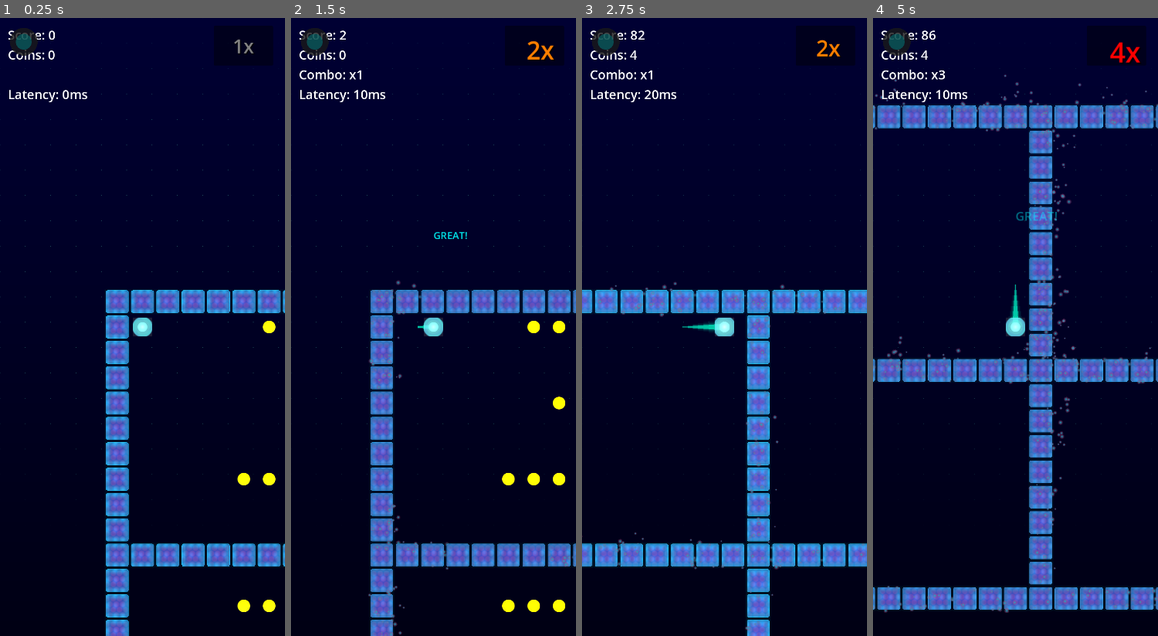
Above: before the commit, frames 1-4 (left to right).
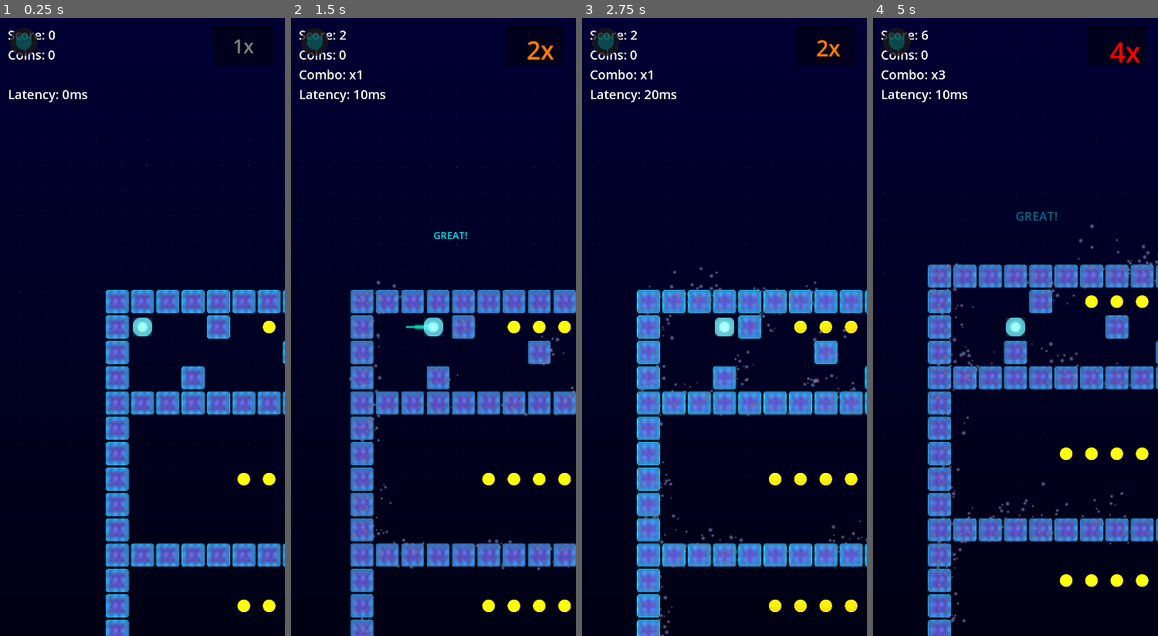
Above: after the commit, the same moments.

Repository: rubiconRiver/tomb-of-the-mask-clone
Game: Godot game, scene res://scenes/main.tscn
Two runs of this game, one before a commit and one after it. Both use one fixed random seed, a clock stepped at 60 frames per second and the inputs below.
Inputs (mouse positions are in pixels of both pictures, inside the frame that each line leads up to):
- Up to frame 1 (0.25 s): no input
- Up to frame 2 (1.5 s): tap Enter at 0.5 s; move the mouse to (496, 296) at 0.52 s; hold Right (ui_right) 0.53-1.25 s; tap R at 0.6 s; click (496, 296) at 0.67 s; tap T at 0.8 s; drag from (376, 357) to (558, 327) at 1.27 s
- Up to frame 3 (2.75 s): move the mouse to (753, 191) at 2.02 s; hold Right (ui_right) from 2.03 s (still down); tap F at 2.1 s; tap G at 2.3 s
- Up to frame 4 (5 s): release Right (ui_right) at 2.75 s; drag from (1001, 450) to (930, 234) at 2.77 s; move the mouse to (1101, 419) at 3.52 s; hold Left (ui_left) 3.53-4.25 s; tap R at 3.6 s; tap T at 3.8 s; drag from (930, 234) to (1015, 327) at 4.27 s

The runs differ from the first frame. In frame 1, 2.7% of the frame differs, in the area x 0-100%, y 3-78%; in frame 2, 14%; in frame 3, 17%; in frame 4, 26%, in the area x 0-100%, y 2-100%.

Commit message:
more stuff

Diff:
--- a/scenes/main.tscn
+++ b/scenes/main.tscn
@@ -12,6 +12,9 @@
 shader_parameter/pulse_strength = 0.3
 shader_parameter/wave_speed = 1.0
 shader_parameter/wave_amplitude = 5.0
+shader_parameter/camera_position = Vector2(0, 0)
+shader_parameter/multiplier = 1.0
+shader_parameter/parallax_factor = 0.2
 
 [sub_resource type="LabelSettings" id="1"]
 font_size = 32
@@ -25,10 +28,10 @@
 anchors_preset = 15
 anchor_right = 1.0
 anchor_bottom = 1.0
-offset_left = -2000.0
-offset_top = -2000.0
-offset_right = 2000.0
-offset_bottom = 2000.0
+offset_left = -10000.0
+offset_top = -10000.0
+offset_right = 10000.0
+offset_bottom = 10000.0
 color = Color(0, 0, 0.1, 1)
 
 [node name="UILayer" type="CanvasLayer" parent="."]
--- a/scripts/GameManager.gd
+++ b/scripts/GameManager.gd
@@ -181,6 +181,11 @@
 	if camera and player:
 		camera.position = player.position
 
+		# Update background shader with camera position
+		var background = get_node_or_null("Background")
+		if background and background.material:
+			background.material.set_shader_parameter("camera_position", camera.position)
+
 	# Handle beat speed controls
 	if Input.is_action_just_pressed("ui_up"):
 		beat_interval = max(0.2, beat_interval - 0.05)
@@ -188,6 +193,8 @@
 	elif Input.is_action_just_pressed("ui_down"):
 		beat_interval = min(2.0, beat_interval + 0.05)
 		print("Beat interval: ", beat_interval)
+
+	# Handle player speed adjustment with dedicated keys
 
 	# Handle audio latency adjustment
 	if Input.is_action_just_pressed("ui_left"):
@@ -670,6 +677,27 @@
 	if multiplier_indicator:
 		multiplier_indicator.update_multiplier(new_multiplier)
 
+	# Update background shader with new multiplier
+	var background = get_node_or_null("Background")
+	if background and background.material:
+		background.material.set_shader_parameter("multiplier", float(new_multiplier))
+
+func _unhandled_key_input(event):
+	if event.pressed and player:
+		match event.keycode:
+			KEY_R:
+				player.move_speed = min(2000, player.move_speed + 100)
+				print("Player move speed: ", player.move_speed)
+			KEY_T:
+				player.move_speed = max(100, player.move_speed - 100)
+				print("Player move speed: ", player.move_speed)
+			KEY_F:
+				player.move_speed = min(2000, player.move_speed + 10)
+				print("Player move speed: ", player.move_speed)
+			KEY_G:
+				player.move_speed = max(100, player.move_speed - 10)
+				print("Player move speed: ", player.move_speed)
+
 func update_latency_display():
 	if latency_label:
 		latency_label.text = "Latency: " + str(int(audio_latency_offset * 1000)) + "ms"
--- a/scripts/levels/LevelTemplates.gd
+++ b/scripts/levels/LevelTemplates.gd
@@ -10,27 +10,27 @@
 # 'G' = Goal
 
 static func get_big_level() -> Array:
-	# Big room-based level - 20x100 with 10 rooms (2 rows x 5 columns)
+	# Big room-based level - 20x100 with custom layout
 	var template = [
 		"####################################################################################################",
-		"#P    CCCC         #       CCC         #         CCC       #       CCC         #         CCCC     #",
-		"#                  #                   #                   #                   #                   #",
-		"#                  #                   #                   #                   #                   #",
-		"#      C           #         C         #           C       #         C         #           C       #",
-		"#                  #                   #                   #                   #                   #",
-		"#                  #                   #                   #                   #                   #",
-		"#    CCCCC         #       CCCCC       #       CCCCC       #       CCCCC       #       CCCCC       #",
-		"#                  #                   #                   #                   #                   #",
-		"#                  #                   #                   #                   #                   #",
-		"####################################################################################.###############",
-		"#                  #                   #                   #                   #                   #",
-		"#    CCCCC         #       CCCCC       #       CCCCC       #       CCCCC       #       CCCCC       #",
-		"#                  #                   #                   #                   #                   #",
-		"#                  #                   #                   #                   #                   #",
-		"#      C           #         C         #           C       #         C         #           C       #",
-		"#                  #                   #                   #                   #                   #",
-		"#                  #                   #                   #                   #                   #",
-		"#    CCCC          #       CCC         #         CCC       #       CCC         #         CCCC    G#",
+		"#P..#.CCCC.....#...........CCC.........#.........CCC.......#.......CCC.........#.........CCCC.....#",
+		"#......#.....#.....#...................#...................#...................#...................#",
+		"#..#.....#.........#...................#...................#...................#...................#",
+		"####################........#..........#...........C.......#.........C.........#...........C.......#",
+		"#..................#.......................................#...................#...................#",
+		"#..................#...................#..#................#...................#...................#",
+		"#....CCCCC.........#.......CCCCC...............CCCCC.......#.......CCCCC.......#.......CCCCC.......#",
+		"#..................#...................#...................#...................#...................#",
+		"#......................................#...................#...................#...................#",
+		"####################.########.######################################################.###############",
+		"#..........................................................#...................#...................#",
+		"#....CCCCC.........#.......CCCCC.......#.......CCCCC.......#.......CCCCC.......#.......CCCCC.......#",
+		"#..................#...................#...................#...................#...................#",
+		"#..................#...................#...................#...................#...................#",
+		"#......C...........#.......#.C.........#...#.......C.......#.........C.........#...........C.......#",
+		"#..................#...................#...................#...................#...................#",
+		"#..................#...................#...................#...................#...................#",
+		"#....CCCC..........#.......CCC.........#.........CCC.......#.......CCC.........#.........CCCC....G#",
 		"####################################################################################################"
 	]
 	return template
--- a/scripts/player/Player.gd
+++ b/scripts/player/Player.gd
@@ -1,7 +1,7 @@
 extends CharacterBody2D
 class_name Player
 
-const MOVE_SPEED = 800.0
+@export var move_speed = 1400.0
 const GRID_SIZE = 64
 
 var is_moving = false
@@ -48,17 +48,31 @@
 
 func _physics_process(delta):
 	if is_moving:
-		velocity = move_direction * MOVE_SPEED
+		velocity = move_direction * move_speed
 		move_and_slide()
 
 		# Add trail points while moving
 		if trail_effect:
 			trail_effect.add_point(global_position)
 
-		if position.distance_to(target_position) <= 5.0:
+		# NEVER REMOVE - Critical for debugging movement glitches
+		var distance_to_target = position.distance_to(target_position)
+		if distance_to_target > 100:  # Only log when far from target to reduce spam
+			print("Moving: pos=", position, " target=", target_position, " dist=", int(distance_to_target))
+
+		if distance_to_target <= 5.0:
+			# NEVER REMOVE - Critical for debugging movement glitches
+			print("=== MOVEMENT COMPLETE ===")
+			print("Final position: ", target_position, " Grid: ", Vector2i(target_position / GRID_SIZE))
+			print("Distance error: ", distance_to_target, " pixels")
+
 			position = target_position
 			is_moving = false
 			velocity = Vector2.ZERO
+
+			# NEVER REMOVE - Critical for debugging movement glitches
+			validate_position()
+
 			emit_signal("moved")
 
 		for i in get_slide_collision_count():
@@ -66,9 +80,30 @@
 			var collider = collision.get_collider()
 
 			if collider.is_in_group("walls"):
-				position = target_position
+				# NEVER REMOVE - Critical for debugging movement glitches
+				print("=== WALL HIT DURING MOVEMENT ===")
+				print("Hit wall at position: ", position)
+				print("Original target was: ", target_position)
+				print("Collision point: ", collision.get_position())
+
+				# Stop at current position instead of jumping to target
+				# Find the last valid grid position before the wall
+				var grid_pos = Vector2i(position / GRID_SIZE)
+				var corrected_position = Vector2(grid_pos * GRID_SIZE)
+
+				# Make sure we're not inside the wall
+				if collider.global_position.distance_to(corrected_position) < GRID_SIZE:
+					# We're too close, back up one cell
+					corrected_position -= move_direction * GRID_SIZE
+
+				position = corrected_position
 				is_moving = false
 				velocity = Vector2.ZERO
+
+				# NEVER REMOVE - Critical for debugging movement glitches
+				print("Corrected to grid position: ", corrected_position, " Grid: ", Vector2i(corrected_position / GRID_SIZE))
+				validate_position()
+
 				emit_signal("hit_wall")
 				emit_signal("moved")
 				break
@@ -80,32 +115,74 @@
 	if is_moving:
 		return
 
+	# NEVER REMOVE - Critical for debugging movement glitches
+	var move_id = Time.get_ticks_msec()
+	print("=== MOVE START [", move_id, "] ===")
+	print("Start position: ", position, " Grid: ", Vector2i(position / GRID_SIZE))
+	print("Direction: ", direction)
+
 	move_direction = direction.normalized()
 	is_moving = true
 
 	var ray = RayCast2D.new()
 	add_child(ray)
 	ray.position = Vector2.ZERO
-	ray.target_position = move_direction * 2000
+	ray.target_position = move_direction * 10000
 	ray.force_raycast_update()
 
 	if ray.is_colliding():
 		var collision_point = ray.get_collision_point()
 		var distance_to_wall = position.distance_to(collision_point)
 
-		# Calculate cells to wall without subtracting 1
-		var cells_to_wall = int(distance_to_wall / GRID_SIZE)
+		# NEVER REMOVE - Critical for debugging movement glitches
+		print("Wall collision detected at: ", collision_point)
+		print("Distance to wall: ", distance_to_wall, " pixels")
+
+		# Calculate cells to wall - account for player radius (32 pixels = half cell)
+		var adjusted_distance = distance_to_wall - 32  # Player radius
+		var cells_to_wall = max(0, int(adjusted_distance / GRID_SIZE))
+
+		# NEVER REMOVE - Critical for debugging movement glitches
+		print("Cells to wall (adjusted): ", cells_to_wall)
 
 		target_position = position + move_direction * cells_to_wall * GRID_SIZE
 		target_position = target_position.snapped(Vector2(GRID_SIZE, GRID_SIZE))
+
+		# NEVER REMOVE - Critical for debugging movement glitches
+		print("Calculated target: ", target_position, " Grid: ", Vector2i(target_position / GRID_SIZE))
 	else:
-		target_position = position + move_direction * 2000
+		target_position = position + move_direction * 10000
+		target_position = target_position.snapped(Vector2(GRID_SIZE, GRID_SIZE))
+
+		# NEVER REMOVE - Critical for debugging movement glitches
+		print("No wall found, moving max distance to: ", target_position)
+
+	# NEVER REMOVE - Critical for debugging movement glitches
+	print("=== MOVE SETUP COMPLETE [", move_id, "] ===")
 
 	ray.queue_free()
 
 func snap_to_grid():
 	position = position.snapped(Vector2(GRID_SIZE, GRID_SIZE))
 	grid_position = Vector2i(position / GRID_SIZE)
+
+# NEVER REMOVE - Critical for debugging movement glitches
+func validate_position():
+	var expected_grid_pos = Vector2i(position / GRID_SIZE)
+	var actual_grid_pos = Vector2(expected_grid_pos * GRID_SIZE)
+	var distance_from_grid = position.distance_to(actual_grid_pos)
+
+	if distance_from_grid > 1.0:
+		print("WARNING: Player not aligned to grid!")
+		print("Position: ", position, " Expected: ", actual_grid_pos)
+		print("Distance from grid: ", distance_from_grid)
+
+		# Auto-correct if severely misaligned
+		if distance_from_grid > GRID_SIZE / 4:
+			print("AUTO-CORRECTING position to grid")
+			position = actual_grid_pos
+
+	return distance_from_grid <= 1.0
 
 func die():
 	is_moving = false
--- a/shaders/techno_background.gdshader
+++ b/shaders/techno_background.gdshader
@@ -7,16 +7,26 @@
 uniform float pulse_strength : hint_range(0.0, 1.0) = 0.3;
 uniform float wave_speed : hint_range(0.0, 5.0) = 1.0;
 uniform float wave_amplitude : hint_range(0.0, 20.0) = 5.0;
+uniform vec2 camera_position = vec2(0.0, 0.0);
+uniform float multiplier : hint_range(1.0, 5.0) = 1.0;
+uniform float parallax_factor : hint_range(0.0, 1.0) = 0.2;
 
 void fragment() {
     vec2 uv = FRAGCOORD.xy;
 
-    // Create grid lines
-    vec2 grid_uv = mod(uv, grid_size) / grid_size;
-    float grid_x = smoothstep(0.0, line_thickness / grid_size, grid_uv.x) *
-                   smoothstep(0.0, line_thickness / grid_size, 1.0 - grid_uv.x);
-    float grid_y = smoothstep(0.0, line_thickness / grid_size, grid_uv.y) *
-                   smoothstep(0.0, line_thickness / grid_size, 1.0 - grid_uv.y);
+    // Apply parallax effect
+    vec2 parallax_offset = camera_position * parallax_factor;
+    uv += parallax_offset;
+
+    // Adjust grid size based on multiplier (subtle increase)
+    float dynamic_grid_size = grid_size + (multiplier - 1.0);
+
+    // Create grid lines with dynamic size
+    vec2 grid_uv = mod(uv, dynamic_grid_size) / dynamic_grid_size;
+    float grid_x = smoothstep(0.0, line_thickness / dynamic_grid_size, grid_uv.x) *
+                   smoothstep(0.0, line_thickness / dynamic_grid_size, 1.0 - grid_uv.x);
+    float grid_y = smoothstep(0.0, line_thickness / dynamic_grid_size, grid_uv.y) *
+                   smoothstep(0.0, line_thickness / dynamic_grid_size, 1.0 - grid_uv.y);
     float grid = 1.0 - max(grid_x, grid_y);
 
     // Add wave distortion
